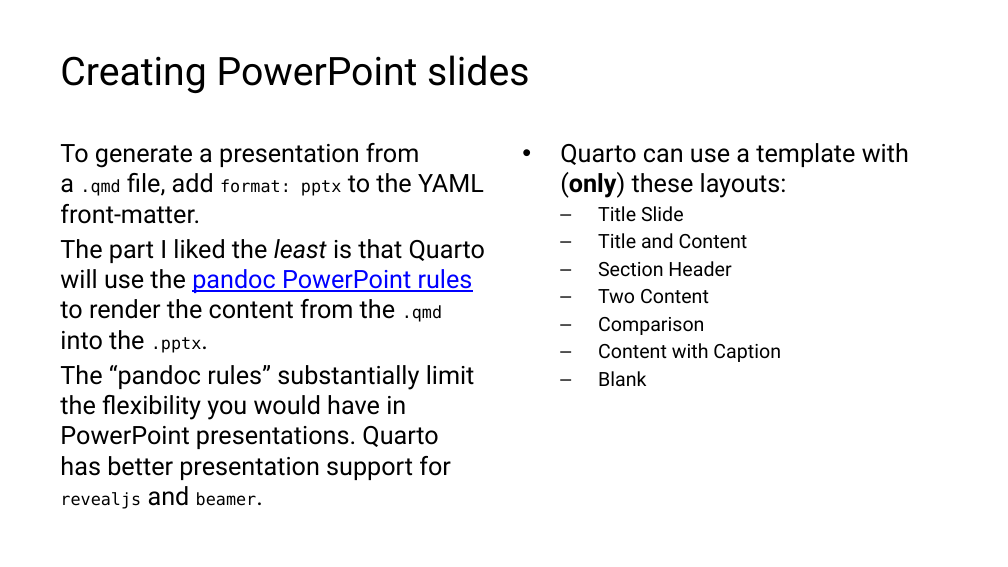
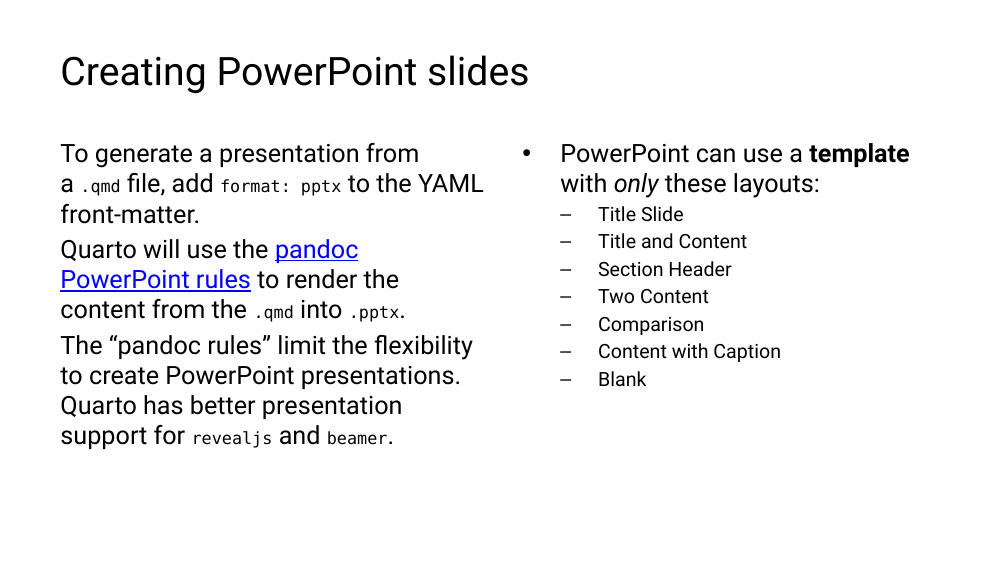
Before and after one commit to lucas-a-meyer/using-quarto, a slide deck: slide 18 of docs/presentation.pptx. Drawn at 1008x567 pixels with LibreOffice and Linux fonts; fonts in the diff are those of the drawing. Boxes give left, top, right and bottom in pixels: in the first picture for what was removed or moved away, otherwise in the second. Text is boxed around its words. In the diff, an @@ line names an element or a change of style, - is before the commit and + after.

```diff
--- a/docs/presentation.pptx
+++ b/docs/presentation.pptx
@@ text at <box>560,143,909,198</box>: text changed @@
-• Quarto can use a template with (only) these layouts:
+• PowerPoint can use a template with only these layouts:
@@ text at <box>60,239,473,449</box>: text changed @@
-The part I liked the least is that Quarto will use the pandoc PowerPoint rules to render the content from the .qmd into the .pptx.
-The “pandoc rules” substantially limit the flexibility you would have in PowerPoint presentations. Quarto has better presentation support for revealjs and beamer.
+Quarto will use the pandoc PowerPoint rules to render the content from the .qmd into .pptx.
+The “pandoc rules” limit the flexibility to create PowerPoint presentations. Quarto has better presentation support for revealjs and beamer.
```
Also in this commit, not shown: 3 other slides changed, 11 other files.
